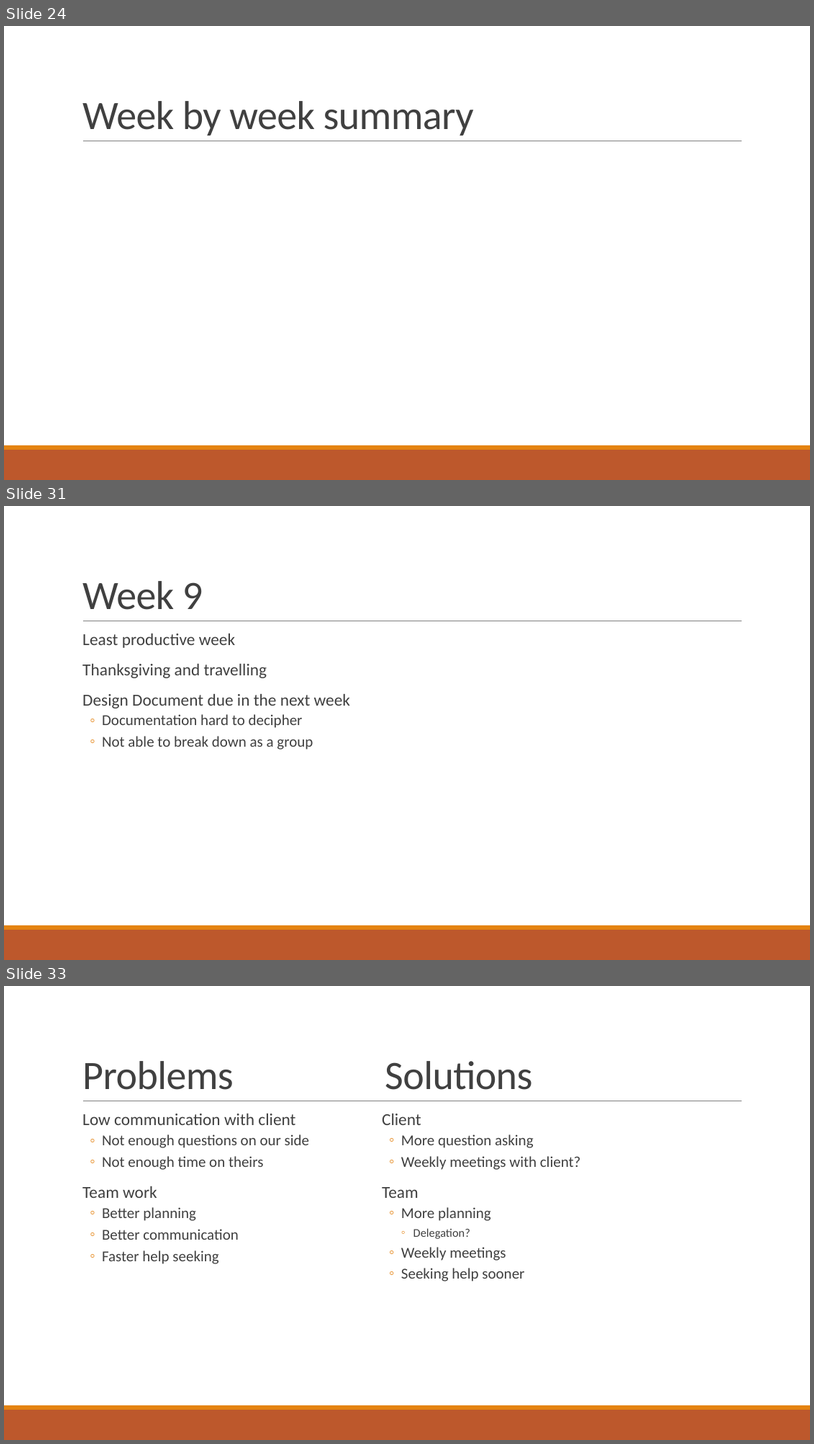
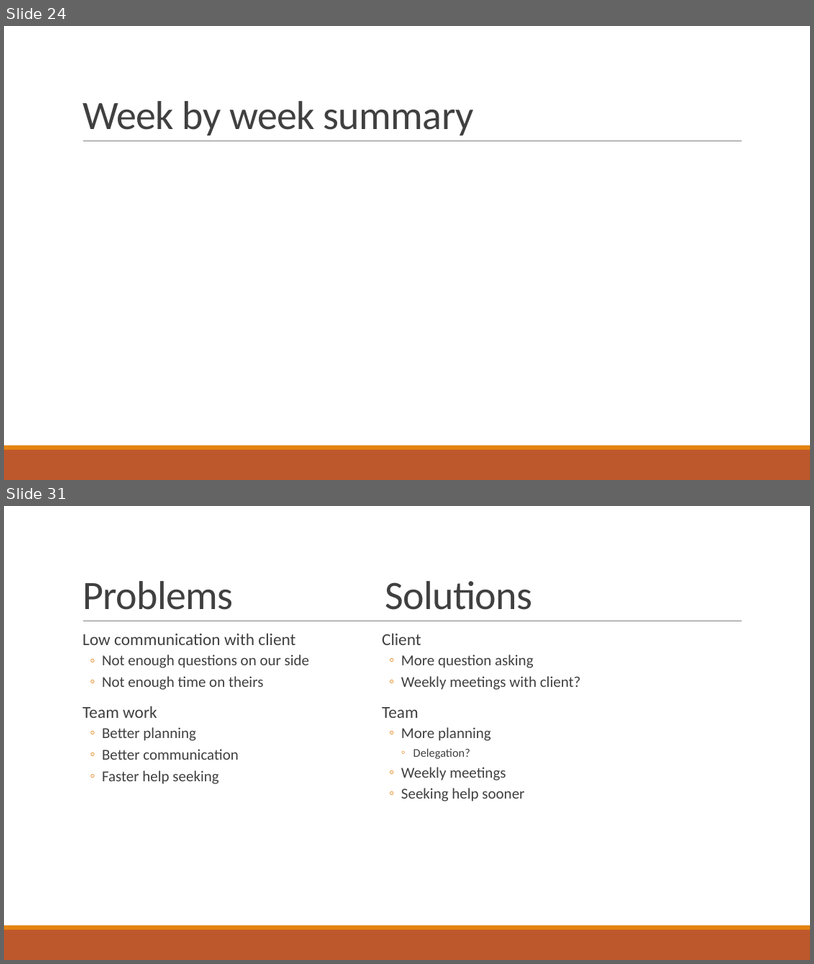
Before and after one commit to gonsalvg/Capstone-Forge-App, a slide deck: Project Documents/Progress Report 2/Progress report.pptx. Shown one above the other, each under a label of ours: slides 24, 31 and 33 before the commit, slides 24 and 31 after it; the slides between them are not shown. The pictures are 814x1444 and 814x964 pixels, drawn with LibreOffice and Linux fonts; fonts in the diff are those of the drawing. Boxes give left, top, right and bottom in pixels: in the first picture for what was removed or moved away, otherwise in the second. Text is boxed around its words. In the diff, an @@ line names an element or a change of style, - is before the commit and + after.

```diff
--- a/Project Documents/Progress Report 2/Progress report.pptx
+++ b/Project Documents/Progress Report 2/Progress report.pptx
@@ slide 31 removed at <box>4,506,810,960</box>, background #FFFFFF; not listed: 3 template elements that a slide beside it also shows @@
@@ title removed at <box>82,581,203,610</box> @@
-Week 9
@@ text removed at <box>82,633,350,749</box> @@
-  Least productive week
-  Thanksgiving and travelling
-  Design Document due in the next week
-  ◦ Documentation hard to decipher
-  ◦ Not able to break down as a group
@@ what was slide 33 is now slide 31 @@
```
Also in this commit, not shown: 2 slides changed, 5 slides added, 6 other slides removed, 3 other files.
